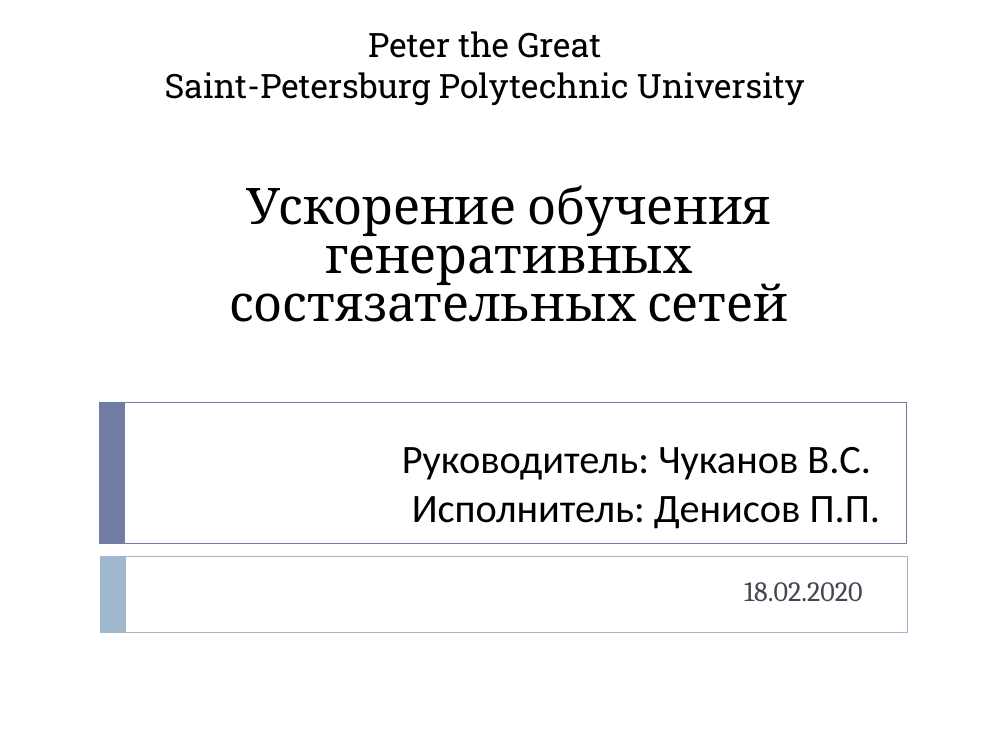
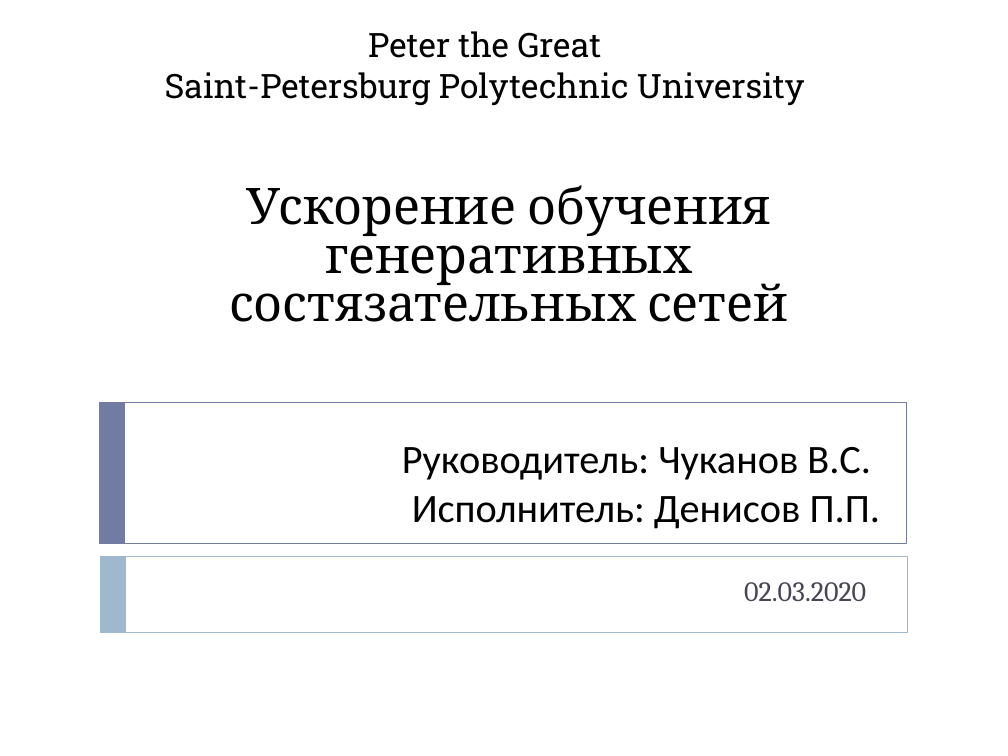
Before and after one commit to Ppasha9/ganfasttraining, a slide deck: slide 1 of presentations/FastGanTraining_Denisov_Pavel.pptx. Drawn at 1008x756 pixels with LibreOffice and Linux fonts; fonts in the diff are those of the drawing. Boxes give left, top, right and bottom in pixels: in the first picture for what was removed or moved away, otherwise in the second. Text is boxed around its words. In the diff, an @@ line names an element or a change of style, - is before the commit and + after.

```diff
--- a/presentations/FastGanTraining_Denisov_Pavel.pptx
+++ b/presentations/FastGanTraining_Denisov_Pavel.pptx
@@ text at [744,582,866,601]: text changed @@
-18.02.2020
+02.03.2020
```
Also in this commit, not shown: 3 other slides changed, 8 slides added, 1 other file.
